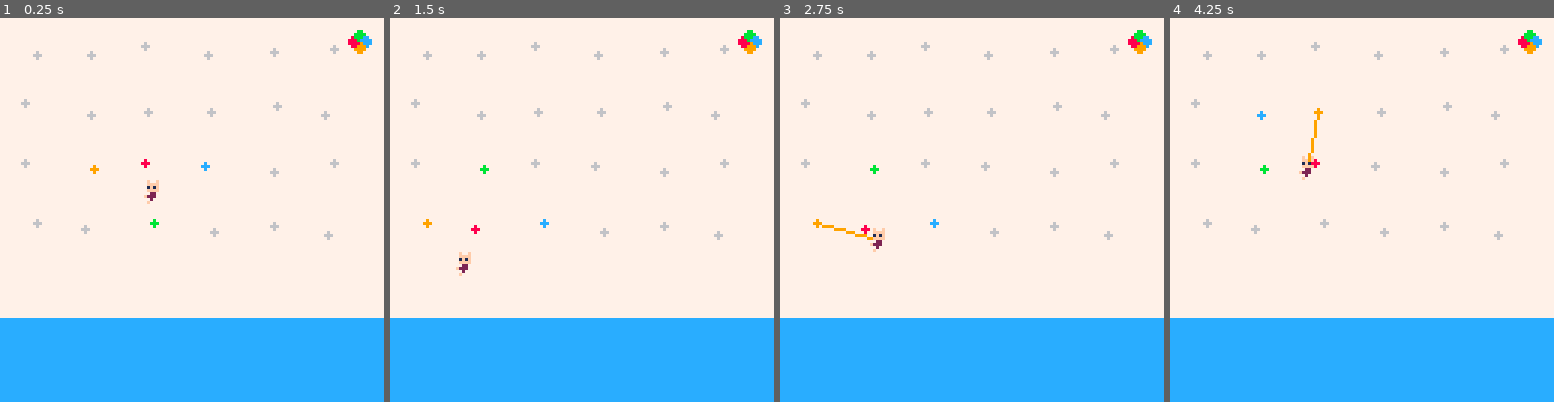
Above: before the commit, frames 1-4 (left to right).
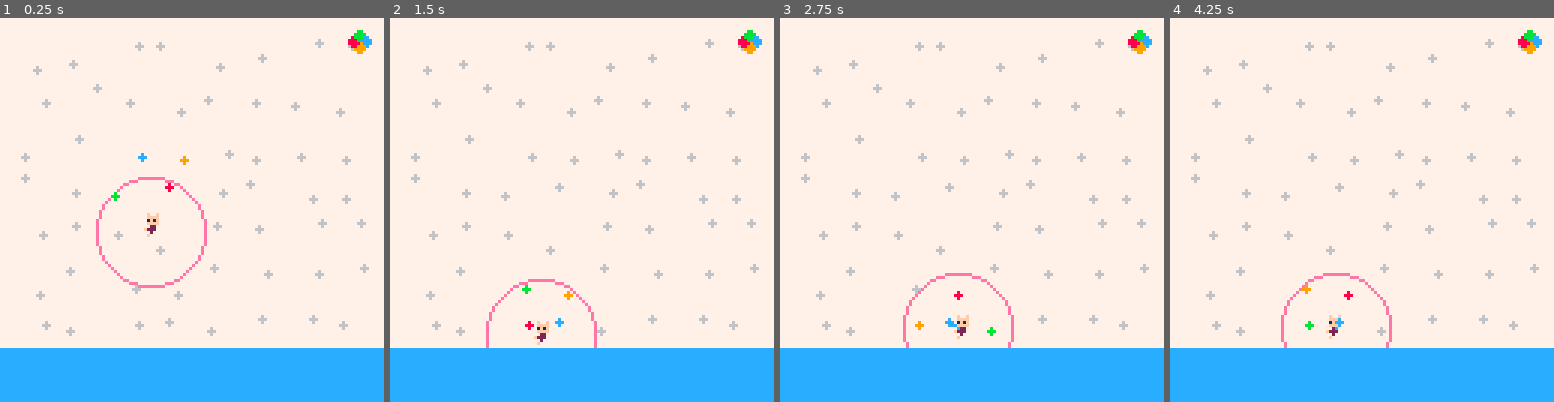
Above: after the commit, the same moments.

Repository: MaxBittker/grpi
Game: PICO-8 cartridge grpi.p8
Same seed, same stepped clock (60 frames per second), same inputs: the game is played once before the commit and once after it.
Inputs:
- Up to frame 1 (0.25 s): no input
- Up to frame 2 (1.5 s): tap X (X key) at 0.33, 1.07 s; tap O (Z key) at 0.7 s
- Up to frame 3 (2.75 s): hold Right 1.6-2.1 s; tap O (Z key) at 1.7, 2.1, 2.5 s; tap X (X key) at 1.85 s; hold Up 2.15-2.42 s; hold Right from 2.47 s (still down)
- Up to frame 4 (4.25 s): tap O (Z key) every 0.4 s from 2.9 to 4.1 s; tap X (X key) at 2.97, 4.08 s; release Right at 3.03 s; hold Left 3.08-3.58 s; hold Down 3.63-3.97 s; hold Right from 4.02 s (still down)

The runs differ from the first frame. In frame 1, 11% of the frame differs, in the area x 0-100%, y 5-86%; in frame 2, 10%; in frame 3, 10%; in frame 4, 10%.

Commit message:
girpcontrols

Diff:
--- a/grpi.p8
+++ b/grpi.p8
@@ -1,8 +1,23 @@
 pico-8 cartridge // http://www.pico-8.com
 version 16
 __lua__
--- bouncy ball demo
--- by zep
+
+function find_where(t, f)
+  for key, value in pairs(t) do
+    if f(value) then return value end
+  end
+  return false
+end
+
+function has (tab, val)
+    for index, value in pairs(tab) do
+        if value == val then
+            return true
+        end
+    end
+    return false
+end
+
 function vadd(a,b)
   return {x=a.x+b.x, y=a.y+b.y}
 end
@@ -80,46 +93,66 @@
 
 holds = {}
 player = {}
+held_holds = {}
 tick = 0
 size  = 4
-floor_y = 100
+reach = 18
+floor_y = 110
 
 -- starting velocity
 velx = 0
 vely = 0
 colors = {
-  8,9,11,12
+  8,12,11,9
 }
 function distance_sort( a,b )
       pup = vadd(player, {x=0,y=-5})
       return distance(a,pup) < distance(b,pup)
 end
 
+function label_holds(holds)
+  t = {1,2,3,4}
+  for k,v in pairs(held_holds)do
+    del(t, v.c)
+  end
+  types = {}
+  for i,v in pairs(t) do
+    add(types,v)
+  end
+  i = 0
+  for k,h in pairs(holds) do
+    if has(held_holds,h) then
+
+    else
+      h.c = types[1 + (i%count(types))]
+      i+=1
+    end
+  end
+end
 
 function _init()
       player.x = 50
       player.y = 50
 
-      for x=8,120,20 do
-            for y=8,80,20 do
-                  hold = {x=x+rnd(5), y=y+rnd(5), c=rnd(4)+3}
+      for x=8,120,15 do
+            for y=8,100,15 do
+                  hold = {x=x+rnd(10), y=y+rnd(10), c=0}
                   add(holds, hold)
             end
       end
 end
 
 function draw_hold(i,hold)
-      color = colors[i]
-      if( i> 4 ) then
+      color = colors[hold.c]
+      if( i > 4 ) then
             color = 6
       end
       circfill(hold.x,hold.y,1.8,color)
-end
-
-function _draw_reach(i)
- if(btn(i))then
-     line(player.x,player.y,holds[i+1].x,holds[i+1].y,colors[i+1])
- end
+
+end
+
+function _draw_reach(hold)
+  line(player.x,player.y,hold.x,hold.y,colors[hold.c])
 end
 
 function _draw()
@@ -128,7 +161,7 @@
 --  print("press ❎ to bump",
       --  32,10, 6)
 
---  circfill(player.x,player.y,size,14)
+ circ(player.x,player.y,reach,14)
 
  spr(1,player.x-4-velx,
        player.y-4-vely)
@@ -136,17 +169,16 @@
  for i,h in pairs(holds) do draw_hold(i,h) end
  rectfill(0,floor_y,127,127,12)
 
- for c = 0,3 do
-  _draw_reach(c)
-  end
+foreach(held_holds, _draw_reach)
 
  spr(6,116,4)
 end
+
 function pull_hold(hold)
 
 end
+
 function _update60()
-
  -- move ball left/right
 
  if player.x+velx < 0+size or
@@ -154,7 +186,7 @@
  then
   -- bounce on side!
   velx *= -0.5
-  sfx(1)
+  -- sfx(1)
  else
   player.x += velx
  end
@@ -166,37 +198,39 @@
  then
   -- bounce on floor/ceiling
   vely = vely * -0.5
-  sfx(0)
+  -- sfx(0)
 
  else
   player.y += vely
  end
- vely += 0.2
-
- if (btn(5)) then
-     pulldir = norm(vsub(player,holds[2]))
-     pull = vmult(pulldir, distance(player, holds[1])*0.1)
-     velx -= pull.x
-     vely -= pull.y
---   sfx(2)xx
- end
-
+ vely += 0.3
+ held_holds = {}
+ hcount = 0
  for h = 1,4 do
   -- pull_hold(holds[h])
-  if(btn(h-1)) then
-    pulldir = norm(vsub(player,holds[h]))
-    pull = vmult(pulldir, distance(player, holds[h])*0.1)
-    velx -= pull.x
-    vely -= pull.y
-  end
-end
-
-
- velx *= 0.8
- vely *= 0.8
+  if(btn(h-1)) and hcount<2 then
+    hcount+=1
+    hold = find_where(holds, function (ho) return ho.c ==h end)
+    if hold then
+      d = distance(player, hold)
+      if d < reach then
+        add(held_holds, hold)
+        pulldir = norm(vsub(player,hold))
+        pull = vmult(pulldir, d*0.1)
+        velx -= pull.x
+        vely -= pull.y
+      end
+    end
+  end
+end
+
+
+ velx *= 0.9
+ vely *= 0.9
  if tick==10 then
   qsort( holds, distance_sort )
  end
+ label_holds(holds)
  tick = (tick+1) %11
 
 end
